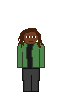
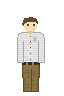
Comparing the layer stacks of the two 64x96 images. Changes:
added group "Mr. Löwenhamn" with 3 layers above "Layer 4 copy 3" over [17,17,45,92]
added layer "Layer 4 copy 5" in group "Mr. Löwenhamn" over [22,17,38,34]
added layer "Layer 5 copy" in group "Mr. Löwenhamn" over [17,32,45,63]
added layer "Layer 2 copy 6" in group "Mr. Löwenhamn" over [22,62,40,92]
hid group "Ms.Casper" (6 layers) over [17,28,45,92]
